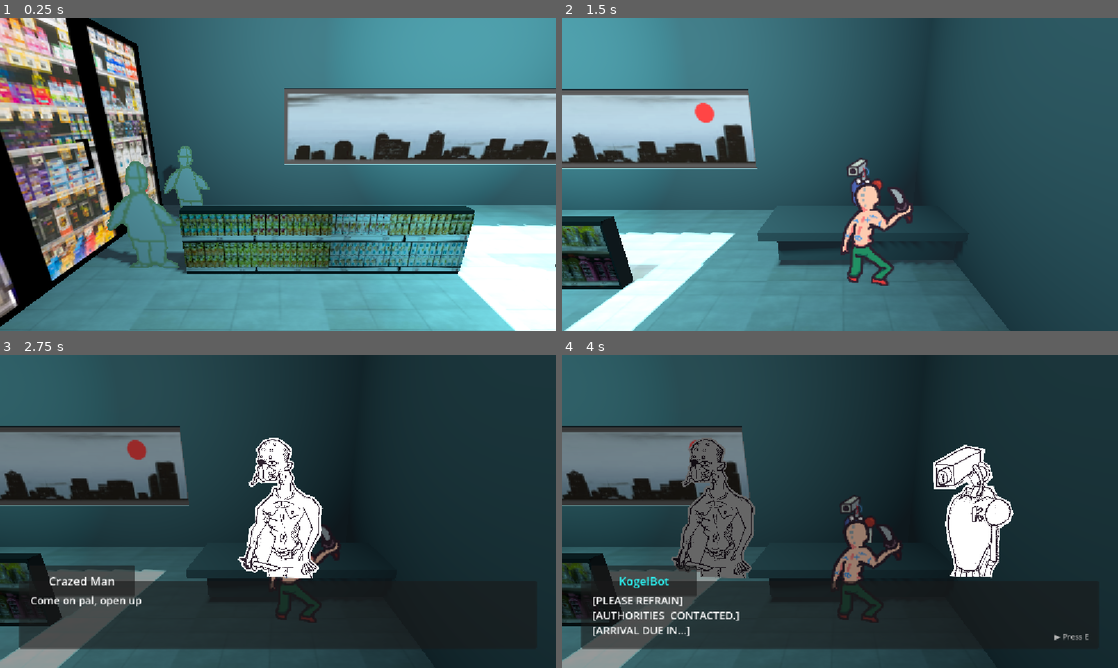
Above: before the commit, frames 1-4 (two rows, left to right).
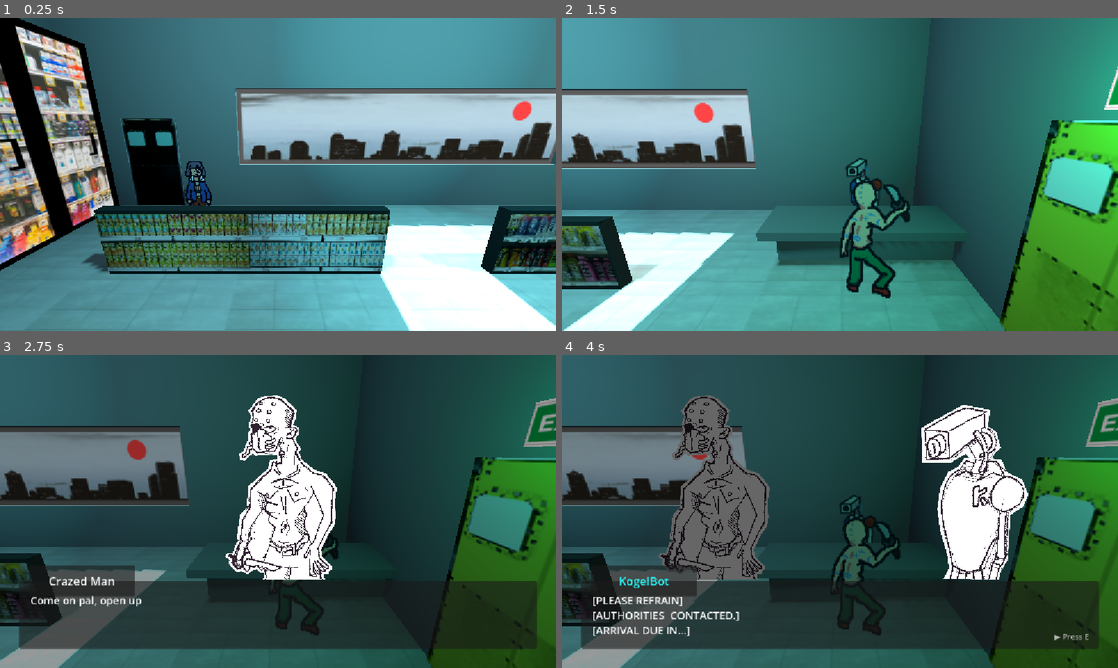
Above: after the commit, the same moments.

Repository: actualrednose/JupitusP1
Game: Godot game, scene res://scenes/Part 1/KogelMart.tscn
The game is run twice, just before and just after one commit, with the same random seed, the same clock (stepped at 60 frames per second) and the same inputs.
Inputs (mouse positions are in pixels of both pictures, inside the frame that each line leads up to):
- Up to frame 1 (0.25 s): no input
- Up to frame 2 (1.5 s): tap Enter (ui_accept) at 0.5, 0.77 s; move the mouse to (962, 158) at 0.52 s; hold D (move_right) 0.53-1.25 s; hold E (interact) 0.53-1.25 s; click (962, 158) at 0.67 s; drag from (728, 190) to (812, 237) at 1.27 s
- Up to frame 3 (2.75 s): tap Enter (ui_accept) at 2 s; move the mouse to (333, 442) at 2.02 s; hold D (move_right) from 2.03 s (still down); hold E (interact) from 2.03 s (still down)
- Up to frame 4 (4 s): release D (move_right) at 2.75 s; release E (interact) at 2.75 s; drag from (812, 574) to (673, 464) at 2.77 s; tap E (interact) at 3.5 s; move the mouse to (1006, 558) at 3.52 s; hold A (move_left) from 3.53 s (still down); hold E (interact) from 3.53 s (still down); tap Enter (ui_accept) at 3.77 s

The runs differ from the first frame. In frame 1, 46% of the frame differs, in the area x 0-100%, y 0-100%; in frame 2, 32%; in frame 3, 19%; in frame 4, 25%.

Commit message:
Add files via upload

Diff:
--- /dev/null
+++ b/jupitus/scenes/Part 1/Block83Street.tscn
@@ -0,0 +1,87 @@
+[gd_scene format=3 uid="uid://clyk6lgtxgovm"]
+
+[ext_resource type="PackedScene" uid="uid://dc23j6ccc3lrp" path="res://scenes/effects/light_snow.tscn" id="1_th170"]
+[ext_resource type="Script" uid="uid://cscaqj7hdtdk2" path="res://scripts/camera/stage_camera.gd" id="1_xeefs"]
+[ext_resource type="Texture2D" uid="uid://b3nnl17ouju5x" path="res://resources/sprites/environmental/kogelmart/floor.png" id="2_1v2ai"]
+[ext_resource type="PackedScene" uid="uid://vgdqftmjjxgq" path="res://scenes/player.tscn" id="3_1v2ai"]
+
+[sub_resource type="ProceduralSkyMaterial" id="ProceduralSkyMaterial_th170"]
+sky_top_color = Color(0.2678559, 0.6846851, 0.8065201, 1)
+sky_horizon_color = Color(0.90059215, 0.5357922, 0.5423002, 1)
+sky_curve = 0.06997758
+ground_bottom_color = Color(0.7172046, 0.7468712, 0.7224358, 1)
+ground_horizon_color = Color(0.9663304, 0.5437564, 0.59657824, 1)
+sun_angle_max = 0.0
+
+[sub_resource type="Sky" id="Sky_1v2ai"]
+sky_material = SubResource("ProceduralSkyMaterial_th170")
+
+[sub_resource type="Environment" id="Environment_1v2ai"]
+background_mode = 2
+background_energy_multiplier = 1.4
+sky = SubResource("Sky_1v2ai")
+ambient_light_color = Color(0.8299518, 0.90497196, 0.8066923, 1)
+fog_enabled = true
+fog_light_color = Color(0.75985634, 0.75918555, 0.74660057, 1)
+fog_density = 0.0883
+fog_sky_affect = 0.19
+volumetric_fog_enabled = true
+volumetric_fog_density = 0.02
+
+[sub_resource type="StandardMaterial3D" id="StandardMaterial3D_8xg12"]
+albedo_color = Color(0.16206557, 0.1620656, 0.16206557, 1)
+
+[sub_resource type="PlaneMesh" id="PlaneMesh_th170"]
+material = SubResource("StandardMaterial3D_8xg12")
+size = Vector2(20, 20)
+
+[sub_resource type="StandardMaterial3D" id="StandardMaterial3D_aw38s"]
+albedo_texture = ExtResource("2_1v2ai")
+uv1_scale = Vector3(7.4, 7.4, 7.4)
+
+[sub_resource type="BoxShape3D" id="BoxShape3D_eax82"]
+size = Vector3(11.02, 0.1, 4.95)
+
+[node name="Block83Street" type="Node3D" unique_id=1200805388]
+
+[node name="LightSnow" parent="." unique_id=1570160569 instance=ExtResource("1_th170")]
+transform = Transform3D(1, 0, 0, 0, 1, 0, 0, 0, 1, 0, -7.2926497, 0)
+fall_speed = 0.7
+snow_color = Color(0.9320739, 0.95985574, 0.9799481, 0.81960785)
+
+[node name="Player" parent="." unique_id=1266291996 instance=ExtResource("3_1v2ai")]
+transform = Transform3D(1, 0, 0, 0, 1, 0, 0, 0, 1, -4.255884, 0.7184768, -1.8361237)
+
+[node name="Camera3D" type="Camera3D" parent="." unique_id=1314442697 node_paths=PackedStringArray("target")]
+script = ExtResource("1_xeefs")
+target = NodePath("../Player")
+pitch_degrees = 15.0
+distance = 3.6
+follow_smoothing = 1.0
+
+[node name="WorldEnvironment" type="WorldEnvironment" parent="." unique_id=192056411]
+environment = SubResource("Environment_1v2ai")
+
+[node name="DirectionalLight3D" type="DirectionalLight3D" parent="." unique_id=649636134]
+transform = Transform3D(0.9998325, 0.017751457, 0.0044577993, -0.017095927, 0.8188155, 0.5738022, 0.006535709, -0.5737822, 0.8189819, 0, 3.827786, 9.346676)
+light_color = Color(0.6608805, 0.8239092, 0.8000514, 1)
+light_energy = 0.9
+shadow_enabled = true
+shadow_bias = 0.01
+shadow_normal_bias = 7.435
+directional_shadow_mode = 0
+directional_shadow_fade_start = 0.86
+directional_shadow_max_distance = 8.6
+
+[node name="Floor" type="StaticBody3D" parent="." unique_id=443610742]
+
+[node name="MeshInstance3D" type="MeshInstance3D" parent="Floor" unique_id=1083981814]
+transform = Transform3D(0.55366856, 0, 0, 0, 1, 0, 0, 0, 0.2491031, 0, 0, 0)
+mesh = SubResource("PlaneMesh_th170")
+surface_material_override/0 = SubResource("StandardMaterial3D_aw38s")
+
+[node name="CollisionShape3D" type="CollisionShape3D" parent="Floor" unique_id=695470077]
+shape = SubResource("BoxShape3D_eax82")
+
+[node name="from_kogel" type="Marker3D" parent="." unique_id=202255552 groups=["spawn_point"]]
+transform = Transform3D(1, 0, 0, 0, 1, 0, 0, 0, 1, -1.248, 0, -0.125)
--- a/jupitus/scenes/Part 1/KogelMart.tscn
+++ b/jupitus/scenes/Part 1/KogelMart.tscn
@@ -2,12 +2,14 @@
 
 [ext_resource type="Script" uid="uid://djg0cok8u1i1v" path="res://scripts/systems/kogel_mart_progression.gd" id="1_8bpro"]
 [ext_resource type="Script" uid="uid://cscaqj7hdtdk2" path="res://scripts/camera/stage_camera.gd" id="1_rm8ds"]
+[ext_resource type="Script" uid="uid://c4peqivqwm4pe" path="res://scripts/systems/scene_transition_trigger.gd" id="2_nryi6"]
 [ext_resource type="Texture2D" uid="uid://b3nnl17ouju5x" path="res://resources/sprites/environmental/kogelmart/floor.png" id="2_o8yeu"]
 [ext_resource type="Texture2D" uid="uid://b7xequfddljd6" path="res://resources/sprites/environmental/kogelmart/Skyline.png" id="3_rm8ds"]
 [ext_resource type="PackedScene" uid="uid://vgdqftmjjxgq" path="res://scenes/player.tscn" id="3_xmejl"]
 [ext_resource type="Texture2D" uid="uid://gmnskd4xqopv" path="res://resources/sprites/environmental/kogelmart/Fridges.png" id="4_5o2a2"]
 [ext_resource type="Texture2D" uid="uid://b3asc3kph64w" path="res://resources/sprites/environmental/kogelmart/Shelve big.png" id="4_xmejl"]
 [ext_resource type="Texture2D" uid="uid://xrxug6k6ny1p" path="res://resources/sprites/environmental/kogelmart/ShelveSmall.png" id="5_28ksu"]
+[ext_resource type="Texture2D" uid="uid://cmj2td15t6xyb" path="res://resources/sprites/environmental/kogelmart/R3701318-02.webp" id="6_8xwa7"]
 [ext_resource type="Texture2D" uid="uid://bo7y5n5wpx1ij" path="res://resources/sprites/NPCs/KogelBotCashier.png" id="8_7dxde"]
 [ext_resource type="Script" uid="uid://d3a83b7v6ytes" path="res://scripts/actor/milk_interactable.gd" id="8_22vjl"]
 [ext_resource type="Script" uid="uid://bxf0f2tcm3vx0" path="res://scripts/actor/battle_encounter_NPC.gd" id="8_vl3xx"]
@@ -32,12 +34,16 @@
 [ext_resource type="Resource" uid="uid://dg5kpnhdu8s77" path="res://resources/dialogue/characters/KogelBot.tres" id="19_vl3xx"]
 [ext_resource type="Resource" uid="uid://ijjru53jpo" path="res://resources/dialogue/kogelmart/cultist_after_battle.tres" id="25_q0lyd"]
 [ext_resource type="Script" uid="uid://vy77qyo6capm" path="res://scripts/cutscene/cutscene_action_move.gd" id="26_8bpro"]
-
-[sub_resource type="StandardMaterial3D" id="StandardMaterial3D_8xg12"]
+[ext_resource type="Texture2D" uid="uid://4xo1a438tooc" path="res://resources/sprites/environmental/kogelmart/door1.png" id="34_gwj8w"]
+[ext_resource type="Texture2D" uid="uid://bn08ruwyn2dtw" path="res://resources/sprites/environmental/kogelmart/door2.png" id="35_40lcg"]
+
+[sub_resource type="CapsuleShape3D" id="CapsuleShape3D_01fuj"]
+
+[sub_resource type="StandardMaterial3D" id="StandardMaterial3D_v8d1x"]
 albedo_color = Color(0.16206557, 0.1620656, 0.16206557, 1)
 
 [sub_resource type="PlaneMesh" id="PlaneMesh_28ksu"]
-material = SubResource("StandardMaterial3D_8xg12")
+material = SubResource("StandardMaterial3D_v8d1x")
 size = Vector2(20, 20)
 
 [sub_resource type="StandardMaterial3D" id="StandardMaterial3D_5o2a2"]
@@ -63,6 +69,14 @@
 [sub_resource type="BoxShape3D" id="BoxShape3D_1nagh"]
 size = Vector3(0.45306396, 2.5698853, 4.407959)
 
+[sub_resource type="StandardMaterial3D" id="StandardMaterial3D_gwj8w"]
+shading_mode = 0
+albedo_texture = ExtResource("6_8xwa7")
+uv1_scale = Vector3(3.02, 2.005, 3.96)
+
+[sub_resource type="BoxMesh" id="BoxMesh_73cvo"]
+size = Vector3(0.12963867, 0.17921448, 0.28894043)
+
 [sub_resource type="BoxMesh" id="BoxMesh_jjimy"]
 size = Vector3(2.74, 0.695, 0.105)
 
@@ -132,6 +146,7 @@
 script = ExtResource("12_4xk5b")
 speaker = ExtResource("18_ups6i")
 text = "Come on pal, open up. I just want a peek!"
+flip_portrait_h = true
 metadata/_custom_type_script = "uid://bkmif1qkyfocw"
 
 [sub_resource type="Resource" id="Resource_msw3j"]
@@ -200,8 +215,33 @@
 ease_type = 0
 metadata/_custom_type_script = "uid://c8nbywjgw0vm5"
 
+[sub_resource type="BoxMesh" id="BoxMesh_h8psn"]
+size = Vector3(0.8785858, 1.5372467, 0.06536865)
+
+[sub_resource type="BoxMesh" id="BoxMesh_1eb1t"]
+size = Vector3(3.3967285, 0.16125488, 0.19628906)
+
+[sub_resource type="StandardMaterial3D" id="StandardMaterial3D_xufgy"]
+disable_ambient_light = true
+albedo_color = Color(0.6901961, 1, 1, 1)
+emission_enabled = true
+emission = Color(0.24963498, 0.8900503, 0.8904851, 1)
+
 [node name="KogelMart" type="Node3D" unique_id=1560995785]
 script = ExtResource("1_8bpro")
+
+[node name="DoorToBlock83" type="Area3D" parent="." unique_id=773194768]
+transform = Transform3D(1, 0, 0, 0, 1, 0, 0, 0, 1, -4.28396, -0.066515446, -2.0881598)
+script = ExtResource("2_nryi6")
+target_scene = "res://scenes/Part 1/Block83Street.tscn"
+target_spawn_point = "from_kogel"
+trigger_mode = 1
+prompt_override = "Press E"
+metadata/_custom_type_script = "uid://c4peqivqwm4pe"
+
+[node name="CollisionShape3D" type="CollisionShape3D" parent="DoorToBlock83" unique_id=2012395140]
+transform = Transform3D(1, 0, 0, 0, 1, 0, 0, 0, 1, 0, 0, -0.41047502)
+shape = SubResource("CapsuleShape3D_01fuj")
 
 [node name="Camera3D" type="Camera3D" parent="." unique_id=452366543]
 script = ExtResource("1_rm8ds")
@@ -223,7 +263,7 @@
 shape = SubResource("BoxShape3D_5o2a2")
 
 [node name="Player" parent="." unique_id=1266291996 instance=ExtResource("3_xmejl")]
-transform = Transform3D(1, 0, 0, 0, 1, 0, 0, 0, 1, -4.255884, 0.7184768, -1.8361237)
+transform = Transform3D(1, 0, 0, 0, 1, 0, 0, 0, 1, -3.3261786, 0.7184768, -1.8361237)
 
 [node name="DirectionalLight3D" type="DirectionalLight3D" parent="." unique_id=1927001214]
 transform = Transform3D(-0.99516666, -0.069438234, 0.069438234, -0.017095927, 0.8188155, 0.5738021, -0.09670091, 0.5698416, -0.81604505, 0, 3.827786, -19.892654)
@@ -239,10 +279,15 @@
 environment = SubResource("Environment_rm8ds")
 
 [node name="CeilingLight" type="OmniLight3D" parent="." unique_id=1288905400]
-transform = Transform3D(1, 0, 0, 0, 1, 0, 0, 0, 1, -2.1817422, 2.6416523, 0)
+transform = Transform3D(1, 0, 0, 0, 1, 0, 0, 0, 1, -2.1817422, 2.8729143, 0)
 light_color = Color(0.41141254, 0.7806603, 0.807375, 1)
 light_energy = 1.481
 shadow_enabled = true
+
+[node name="CeilingLight3" type="OmniLight3D" parent="." unique_id=1285879949]
+transform = Transform3D(1, 0, 0, 0, 1, 0, 0, 0, 1, 5.226721, 1.6888322, 0.1338467)
+light_color = Color(0, 0.8414986, 0.5642611, 1)
+light_energy = 0.463
 
 [node name="CeilingLight2" type="OmniLight3D" parent="." unique_id=686515042]
 transform = Transform3D(1, 0, 0, 0, 1, 0, 0, 0, 1, 1.8656936, 2.6416523, 0)
@@ -264,6 +309,14 @@
 [node name="CollisionShape3D" type="CollisionShape3D" parent="Fridges/StaticBody3D" unique_id=477900584]
 transform = Transform3D(1, 0, 0, 0, 1, 0, 0, 0, 1, 0.06436157, 0.01889038, -0.0032958984)
 shape = SubResource("BoxShape3D_1nagh")
+
+[node name="Exit Light" type="MeshInstance3D" parent="." unique_id=1103810494]
+transform = Transform3D(1, 0, 0, 0, 1, 0, 0, 0, 1, 5.4046483, 1.6804141, 0.086485)
+layers = 3
+material_override = SubResource("StandardMaterial3D_gwj8w")
+cast_shadow = 0
+gi_mode = 0
+mesh = SubResource("BoxMesh_73cvo")
 
 [node name="Aisle Shelves" type="Node3D" parent="." unique_id=53611076]
 transform = Transform3D(1, 0, 0, 0, 1, 0, 0, 0, 1, -0.018430948, 0.23371863, -2.5122795)
@@ -415,6 +468,8 @@
 
 [node name="Sprite3D" type="Sprite3D" parent="MachineCultist" unique_id=1037577489]
 transform = Transform3D(1, 0, 0, 0, 1, 0, 0, 0, 1, 0, -0.04374802, 1.234856)
+billboard = 1
+shaded = true
 texture = ExtResource("9_h7tew")
 
 [node name="CollisionShape3D" type="CollisionShape3D" parent="MachineCultist" unique_id=389556764]
@@ -435,6 +490,7 @@
 [node name="Sprite3D" type="Sprite3D" parent="KogelBotClerk" unique_id=19749913]
 transform = Transform3D(1, 0, 0, 0, 1, 0, 0, 0, 1, 0, 0, 0.22888494)
 billboard = 1
+shaded = true
 texture = ExtResource("8_7dxde")
 
 [node name="DialogueCollision" type="CollisionShape3D" parent="KogelBotClerk" unique_id=2059416067]
@@ -481,7 +537,7 @@
 cutscene_player = NodePath("..")
 
 [node name="CollisionShape3D" type="CollisionShape3D" parent="RobberyCutscene/Area3D" unique_id=920015894]
-transform = Transform3D(1, 0, 0, 0, 1, 0, 0, 0, 1, -4.262538, 0, -2.0273101)
+transform = Transform3D(1, 0, 0, 0, 1, 0, 0, 0, 1, -3.0845802, 0, -2.0273101)
 shape = SubResource("BoxShape3D_1eb1t")
 
 [node name="PostBattleCutscene" type="Node" parent="." unique_id=465737492]
@@ -489,4 +545,32 @@
 actions = Array[ExtResource("11_v2hqh")]([SubResource("Resource_wdspd"), SubResource("Resource_5kefk"), SubResource("Resource_281g8"), SubResource("Resource_1ti04")])
 
 [node name="CultistExit" type="Marker3D" parent="PostBattleCutscene" unique_id=71375267]
-transform = Transform3D(1, 0, 0, 0, 1, 0, 0, 0, 1, -4.2372794, 0.589, -2.2237577)
+transform = Transform3D(1, 0, 0, 0, 1, 0, 0, 0, 1, -4.2372794, 0.589, -2.5643735)
+
+[node name="Door1" type="MeshInstance3D" parent="." unique_id=397114796]
+transform = Transform3D(1, 0, 0, 0, 1, 0, 0, 0, 1, -4.2752695, 0.78188217, -2.458993)
+mesh = SubResource("BoxMesh_h8psn")
+
+[node name="Sprite3D" type="Sprite3D" parent="Door1" unique_id=2138098630]
+transform = Transform3D(1, 0, 0, 0, 1, 0, 0, 0, 1, 0, 0, 0.04)
+shaded = true
+texture = ExtResource("34_gwj8w")
+
+[node name="Door2" type="MeshInstance3D" parent="." unique_id=840078381]
+transform = Transform3D(-4.371139e-08, 0, -1, 0, 1, 0, 1, 0, -4.371139e-08, 5.4652867, 0.78188217, 0.08992964)
+mesh = SubResource("BoxMesh_h8psn")
+
+[node name="Sprite3D" type="Sprite3D" parent="Door2" unique_id=2103444554]
+transform = Transform3D(1, 0, 0, 0, 1, 0, 0, 0, 1, 0, 0, 0.04)
+shaded = true
+texture = ExtResource("35_40lcg")
+
+[node name="MeshInstance3D" type="MeshInstance3D" parent="." unique_id=43873070]
+transform = Transform3D(1, 0, 0, 0, 1, 0, 0, 0, 1, -2.1224763, 3.2294803, 0)
+mesh = SubResource("BoxMesh_1eb1t")
+surface_material_override/0 = SubResource("StandardMaterial3D_xufgy")
+
+[node name="MeshInstance3D2" type="MeshInstance3D" parent="." unique_id=1900451986]
+transform = Transform3D(1, 0, 0, 0, 1, 0, 0, 0, 1, 1.8755114, 3.2294803, 0)
+mesh = SubResource("BoxMesh_1eb1t")
+surface_material_override/0 = SubResource("StandardMaterial3D_xufgy")
--- a/jupitus/scenes/combat/battle_test.tscn
+++ b/jupitus/scenes/combat/battle_test.tscn
@@ -1,10 +1,10 @@
 [gd_scene format=3 uid="uid://ddhos5d60nke6"]
 
 [ext_resource type="PackedScene" uid="uid://3nclj0ld5ntj" path="res://scenes/combat/battle_hud.tscn" id="1_1yf7f"]
-[ext_resource type="Texture2D" uid="uid://51l44mfe4vaw" path="res://resources/combat/mainparty/Emm/EmmHeadHurt.png" id="2_1j5hw"]
+[ext_resource type="Texture2D" uid="uid://dhto8hd1f5ce1" path="res://resources/combat/enemy/MachineCultist/CultistCombatantHurt.png" id="2_01hog"]
 [ext_resource type="Script" uid="uid://c0mdjukebrc5f" path="res://scripts/combat/battle_controller.gd" id="2_c6bvs"]
 [ext_resource type="Script" uid="uid://1d82jwvuc7el" path="res://scripts/combat/combatant_definition.gd" id="2_furec"]
-[ext_resource type="Texture2D" uid="uid://ca7xi72nemui2" path="res://resources/combat/enemy/MachineCultist/joeBadguy.png" id="2_jlq6r"]
+[ext_resource type="Texture2D" uid="uid://b58jqy2cng28g" path="res://resources/combat/enemy/MachineCultist/CultistCombatant.png" id="3_01hog"]
 [ext_resource type="Resource" uid="uid://c5die8ec45dm" path="res://resources/combat/mainparty/Emm/EmmCombatant.tres" id="3_jn58a"]
 [ext_resource type="Resource" uid="uid://dewsorv62rs2v" path="res://resources/combat/enemy/MachineCultist/MachineCultist.tres" id="4_jn58a"]
 [ext_resource type="Script" uid="uid://bsrkjtj3xyj08" path="res://scripts/combat/battle_enemy_actor.gd" id="6_bwj6y"]
@@ -17,7 +17,7 @@
 animations = [{
 "frames": [{
 "duration": 1.0,
-"texture": ExtResource("2_1j5hw")
+"texture": ExtResource("2_01hog")
 }],
 "loop": 1,
 "name": &"damaged",
@@ -25,7 +25,7 @@
 }, {
 "frames": [{
 "duration": 1.0,
-"texture": ExtResource("2_jlq6r")
+"texture": ExtResource("3_01hog")
 }],
 "loop": 1,
 "name": &"default",
@@ -64,15 +64,18 @@
 script = ExtResource("6_bwj6y")
 
 [node name="HeadTarget" type="Marker2D" parent="EnemyActors/CultistActor" unique_id=1187548362]
-position = Vector2(-4, -110)
+position = Vector2(-4, -161)
 
 [node name="Visual" type="Node2D" parent="EnemyActors/CultistActor" unique_id=1738786865]
 
 [node name="AnimatedSprite3D" type="AnimatedSprite2D" parent="EnemyActors/CultistActor/Visual" unique_id=1642558682]
+scale = Vector2(0.51, 0.51)
 sprite_frames = SubResource("SpriteFrames_01fuj")
 animation = &"damaged"
 
 [node name="TargetArea" type="Area2D" parent="EnemyActors/CultistActor" unique_id=500788714]
+position = Vector2(-5, -13)
+scale = Vector2(1.0975784, 1.5199988)
 
 [node name="CollisionShape2D" type="CollisionShape2D" parent="EnemyActors/CultistActor/TargetArea" unique_id=635331164]
 position = Vector2(12.5, 5)
@@ -80,7 +83,7 @@
 shape = SubResource("RectangleShape2D_01fuj")
 
 [node name="PowerAttackIndicator" type="Sprite2D" parent="EnemyActors/CultistActor" unique_id=272745106]
-position = Vector2(0, -201)
+position = Vector2(5, -250)
 scale = Vector2(0.5, 0.5)
 texture = SubResource("CompressedTexture2D_jlq6r")
 
--- /dev/null
+++ b/jupitus/scenes/effects/light_snow.tscn
@@ -0,0 +1,12 @@
+[gd_scene format=3 uid="uid://dc23j6ccc3lrp"]
+
+[ext_resource type="Script" uid="uid://b3as86j32ny8k" path="res://scripts/effects/light_snow.gd" id="1_4b634"]
+
+[sub_resource type="ParticleProcessMaterial" id="ParticleProcessMaterial_th170"]
+
+[sub_resource type="QuadMesh" id="QuadMesh_aw38s"]
+
+[node name="LightSnow" type="GPUParticles3D" unique_id=1570160569]
+process_material = SubResource("ParticleProcessMaterial_th170")
+draw_pass_1 = SubResource("QuadMesh_aw38s")
+script = ExtResource("1_4b634")
--- a/jupitus/scenes/player.tscn
+++ b/jupitus/scenes/player.tscn
@@ -3,15 +3,22 @@
 [ext_resource type="Script" uid="uid://bacrknbigd0xq" path="res://scripts/actor/player_controller.gd" id="1_fkybt"]
 [ext_resource type="Texture2D" uid="uid://5bgofj48yvkv" path="res://resources/TestChar Sprite/Idle.png" id="2_x3wgy"]
 [ext_resource type="Texture2D" uid="uid://blgejqvps8xqj" path="res://resources/TestChar Sprite/Walk1.png" id="3_3smsa"]
+[ext_resource type="Texture2D" uid="uid://b260q33s0hm20" path="res://resources/sprites/party/emm/emmneutral.png" id="3_fjrip"]
+[ext_resource type="Texture2D" uid="uid://bsxsaviqolp3p" path="res://resources/sprites/party/emm/emmwalkleft1.png" id="3_jej6c"]
 [ext_resource type="Texture2D" uid="uid://ctcg5koofn03n" path="res://resources/TestChar Sprite/Walk2.png" id="4_8erm5"]
+[ext_resource type="Texture2D" uid="uid://blpk5kwmk2ek4" path="res://resources/sprites/party/emm/emmwalkleft2.png" id="4_f1ej7"]
 [ext_resource type="Texture2D" uid="uid://bx8ok4stgqgqo" path="res://resources/TestChar Sprite/Walk.png" id="5_f1ek2"]
+[ext_resource type="Texture2D" uid="uid://lm02sh2vtfmj" path="res://resources/sprites/party/emm/emmwalkleft3.png" id="5_oprun"]
+[ext_resource type="Texture2D" uid="uid://c8txnf37kjbyh" path="res://resources/sprites/party/emm/emmwalkright2.png" id="6_smehm"]
 [ext_resource type="Script" uid="uid://bv3iihe7lngr2" path="res://scripts/actor/party_follower.gd" id="6_tuyoq"]
+[ext_resource type="Texture2D" uid="uid://du8c3arq1qvxb" path="res://resources/sprites/party/emm/emmwalkright1.png" id="6_y4r1p"]
+[ext_resource type="Texture2D" uid="uid://bcw7c1kyeudcm" path="res://resources/sprites/party/emm/emmwalkright3.png" id="8_d2wvv"]
 
 [sub_resource type="SpriteFrames" id="SpriteFrames_01fuj"]
 animations = [{
 "frames": [{
 "duration": 1.0,
-"texture": ExtResource("2_x3wgy")
+"texture": ExtResource("3_fjrip")
 }],
 "loop": 1,
 "name": &"idle",
@@ -19,20 +26,37 @@
 }, {
 "frames": [{
 "duration": 1.0,
-"texture": ExtResource("3_3smsa")
+"texture": ExtResource("3_jej6c")
 }, {
 "duration": 1.0,
-"texture": ExtResource("4_8erm5")
+"texture": ExtResource("4_f1ej7")
 }, {
 "duration": 1.0,
-"texture": ExtResource("5_f1ek2")
+"texture": ExtResource("5_oprun")
 }, {
 "duration": 1.0,
-"texture": ExtResource("4_8erm5")
+"texture": ExtResource("4_f1ej7")
 }],
 "loop": 1,
-"name": &"walk",
+"name": &"walk_left",
 "speed": 6.0
+}, {
+"frames": [{
+"duration": 1.0,
+"texture": ExtResource("6_y4r1p")
+}, {
+"duration": 1.0,
+"texture": ExtResource("6_smehm")
+}, {
+"duration": 1.0,
+"texture": ExtResource("8_d2wvv")
+}, {
+"duration": 1.0,
+"texture": ExtResource("6_smehm")
+}],
+"loop": 1,
+"name": &"walk_right",
+"speed": 5.0
 }]
 
 [sub_resource type="CapsuleShape3D" id="CapsuleShape3D_01fuj"]
@@ -74,13 +98,12 @@
 friction = 20.0
 
 [node name="Sprite" type="AnimatedSprite3D" parent="." unique_id=1428281349]
-transform = Transform3D(1, 0, 0, 0, 1, 0, 0, 0, 1, 0, -0.054, 0)
-pixel_size = 0.021
+transform = Transform3D(1, 0, 0, 0, 1, 0, 0, 0, 1, 0, -0.199, 0)
 shaded = true
 alpha_cut = 1
 texture_filter = 0
 sprite_frames = SubResource("SpriteFrames_01fuj")
-animation = &"walk"
+animation = &"walk_left"
 
 [node name="CollisionShape3D" type="CollisionShape3D" parent="." unique_id=561696789]
 transform = Transform3D(1, 0, 0, 0, 1, 0, 0, 0, 1, 0, -0.18293548, 0)
@@ -93,6 +116,7 @@
 
 [node name="Sprite" type="AnimatedSprite3D" parent="PartyFollower" unique_id=1633951552]
 transform = Transform3D(1, 0, 0, 0, 1, 0, 0, 0, 1, 0, -0.054, 0)
+visible = false
 pixel_size = 0.021
 shaded = true
 alpha_cut = 1
--- a/jupitus/scenes/ui/dialogue_box.tscn
+++ b/jupitus/scenes/ui/dialogue_box.tscn
@@ -28,9 +28,9 @@
 anchors_preset = 10
 anchor_right = 1.0
 offset_left = 41.0
-offset_top = 151.2
+offset_top = 56.49
 offset_right = -41.0
-offset_bottom = 471.2
+offset_bottom = 480.95996
 grow_horizontal = 2
 theme_override_constants/separation = 0
 alignment = 1
